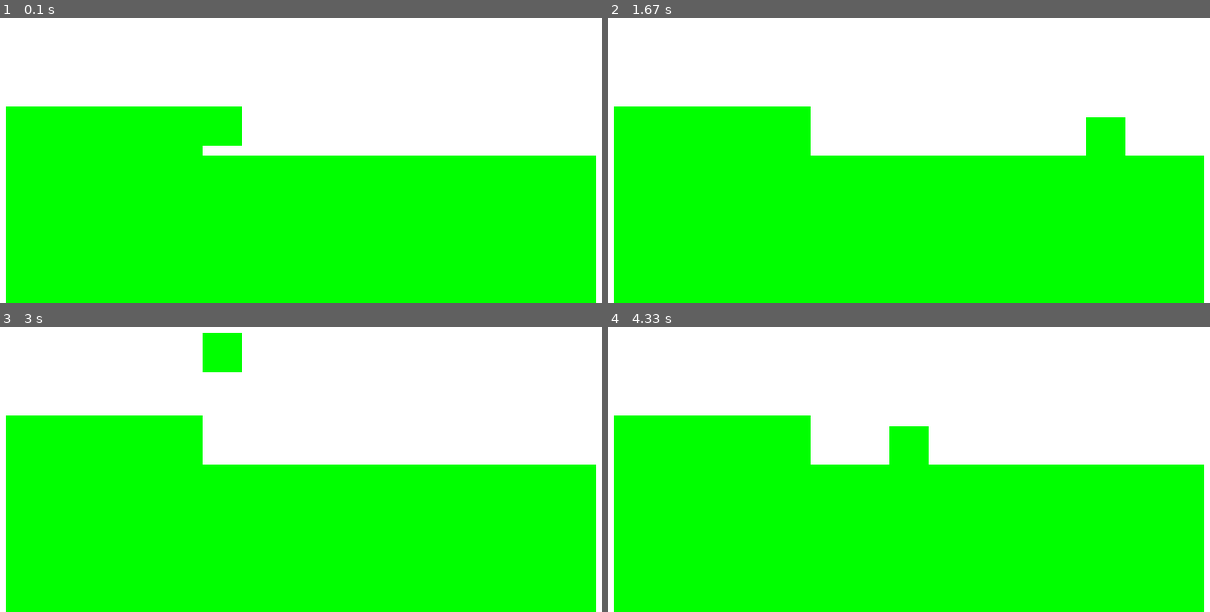
Above: before the commit, frames 1-4 (two rows, left to right).
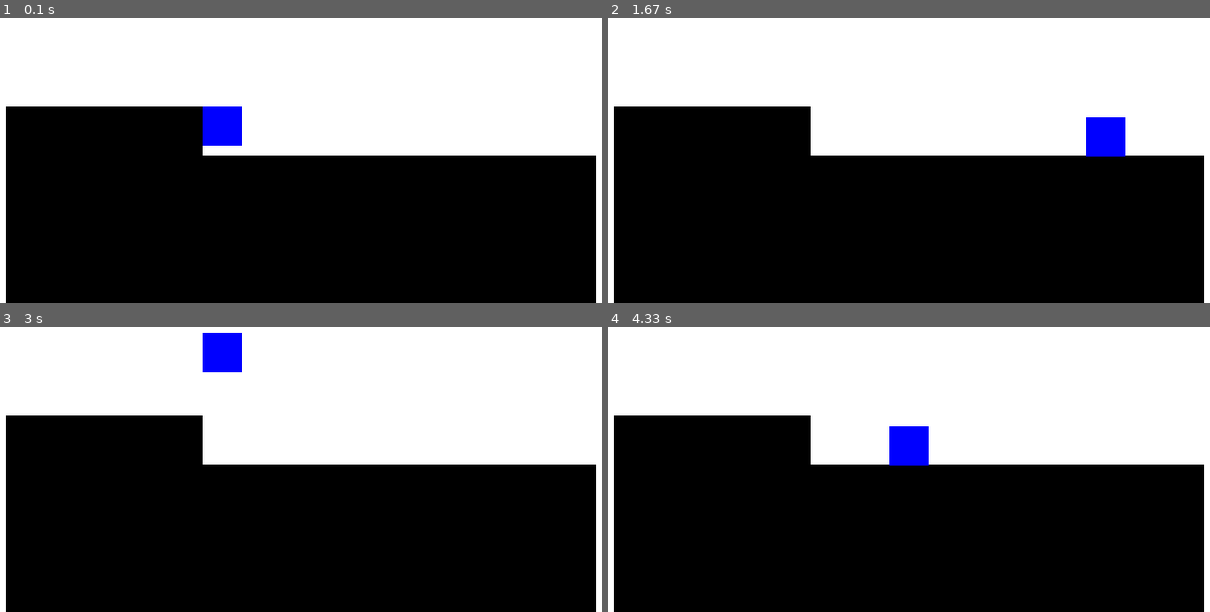
Above: after the commit, the same moments.

Repository: salfk23/2drpg_pygame
Game: pygame game, started from main.py
Two runs of this game, one before a commit and one after it. Both use one fixed random seed, a clock stepped at 60 frames per second and the inputs below.
Inputs:
- Up to frame 1 (0.1 s): no input
- Up to frame 2 (1.67 s): hold D 0.33-0.8 s; hold W 0.83-1.13 s; hold D 1.17-1.63 s
- Up to frame 3 (3 s): hold A 1.67-2.2 s; hold A 2.23-2.63 s; hold W from 2.67 s (still down)
- Up to frame 4 (4.33 s): release W at 3.03 s; hold D 3.07-3.7 s; hold A 3.73-4.2 s; hold D from 4.23 s (still down)

The runs differ from the first frame. In frame 1, 57% of the frame differs, in the area x 0-100%, y 31-100%; in frame 2, 57%; in frame 3, 57%; in frame 4, 57%.

Commit message:
Seperated color for entity

Diff:
--- a/game_engine/entities/entity.py
+++ b/game_engine/entities/entity.py
@@ -5,6 +5,22 @@
 
 
 NORMAL_SIZE_ENTITY = (32, 52)
+
+class ColoredEntity:
+  def __init__(self):
+      self._color = Colors.BLUE
+
+  def on_color_change(self):
+    raise NotImplementedError()
+
+  @property
+  def color(self):
+    return self._color
+
+  @color.setter
+  def color(self, color:tuple[int, int, int]):
+    self._color = color
+    self.on_color_change()
 
 
 
@@ -23,8 +39,6 @@
 
     # Make a rectangle with color green
     self.sprite = pygame.Surface(size)
-    self._color = Colors.GREEN
-    self.sprite.fill(self._color)
     self.object = pygame.transform.rotate(
       pygame.transform.scale(self.sprite, self.size), 0)
 
@@ -50,17 +64,6 @@
         if self.coll_square.bottom - near.coll_square.top > 2:
           new_position.y = near.coll_square.top - self.size[1] +1
     return new_position, (up, down, left, right)
-
-  @property
-  def color(self):
-    return self._color
-
-  @color.setter
-  def color(self, color:tuple[int, int, int]):
-    self._color = color
-    self.sprite.fill(color)
-    self.object = pygame.transform.rotate(
-      pygame.transform.scale(self.sprite, self.size), 0)
 
   @property
   def position(self):
--- a/main.py
+++ b/main.py
@@ -1,13 +1,17 @@
 import pygame
 from game_engine.engine import EntityManager, GameEngine
 from game_engine.entities.dynamic import AffectedByGravity, ControllableEntity
-from game_engine.entities.entity import Entity
+from game_engine.entities.entity import ColoredEntity, Entity
 from game_engine.entities.state import Solid
 from game_engine.helpers import Colors, Direction, Size2D
 import game_engine.helpers as helpers
 
 
-class MovableBox(ControllableEntity, AffectedByGravity, Solid):
+class MovableBox(ControllableEntity, AffectedByGravity, ColoredEntity, Solid):
+
+    def on_color_change(self):
+        self.sprite.fill(self.color)
+        self.object = pygame.transform.scale(self.sprite, self.size)
 
     def update(self):
         AffectedByGravity.update(self)
@@ -78,12 +82,12 @@
     ground.name = "Tile"
 
     wall = Tile(pygame.Vector2(20, 400), (200, 70))
+    mb = MovableBox(pygame.Vector2(220, 390), (40, 40), 5, 10)
+    mb.color = Colors.BLUE
     wall.name = "Tile 2"
     em.add(ground)
     em.add(wall)
-    em.add(
-        MovableBox(pygame.Vector2(220, 390), (40, 40), 5, 10)
-    )
+    em.add(mb)
     fm = FollowingMouse(pygame.Vector2(50, 50), (10, 10))
     fm.name = "FollowingMouse"
     # em.add(fm)
